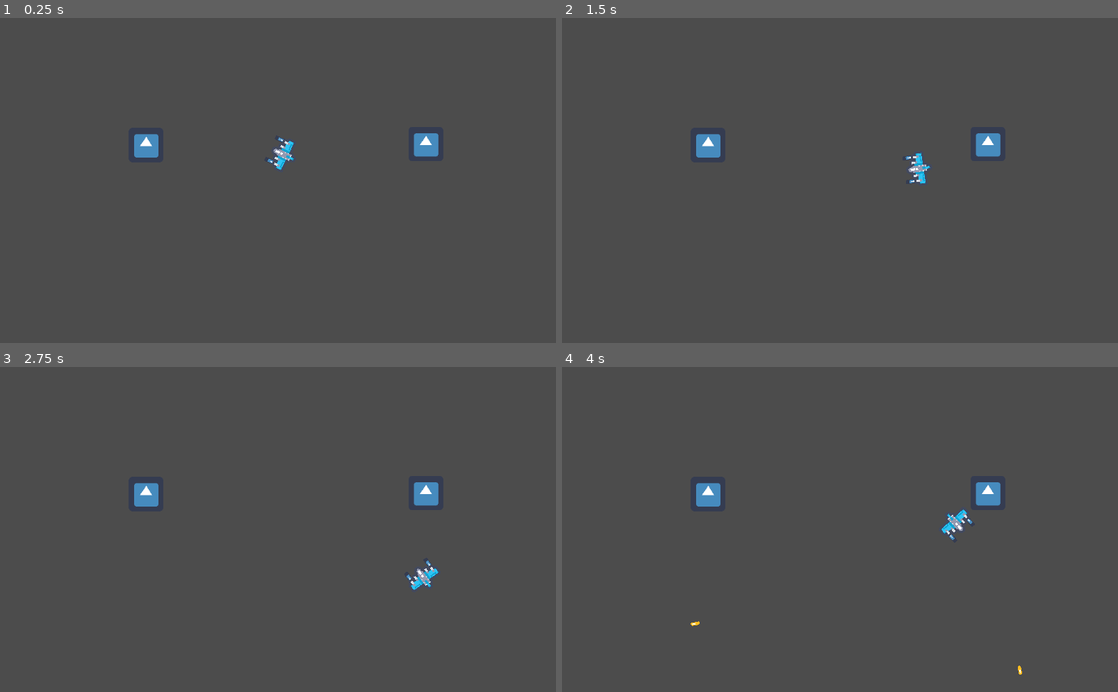
Above: before the commit, frames 1-4 (two rows, left to right).
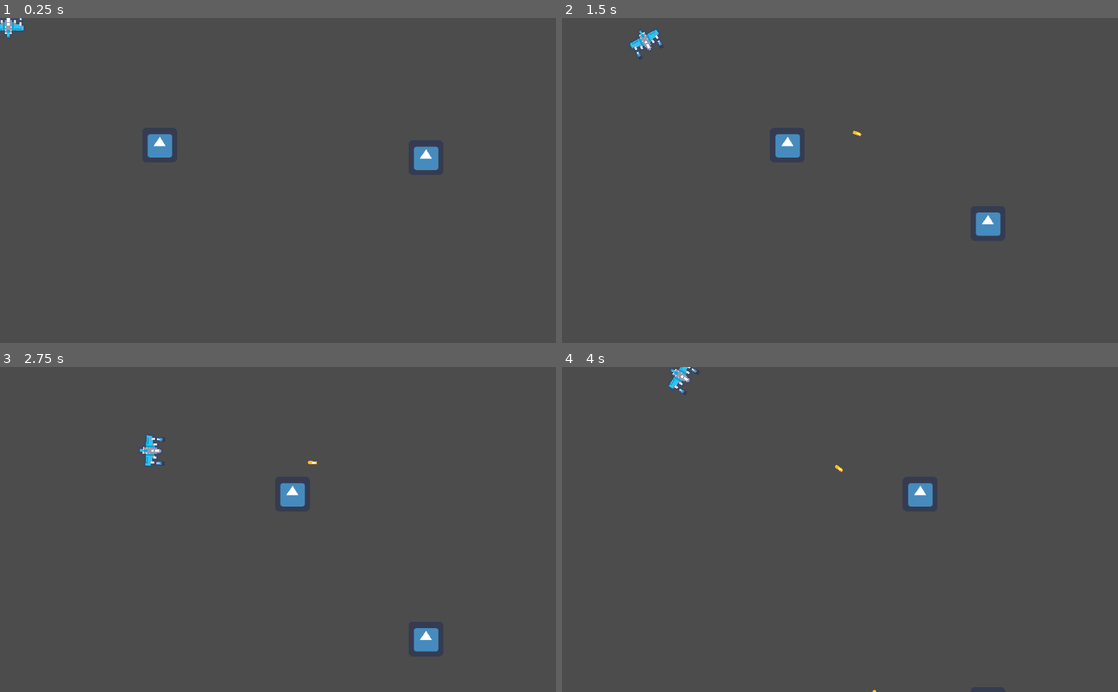
Above: after the commit, the same moments.

Repository: Madhavaprasath/AreoplaneGame
Game: Godot game, scene res://Test/Test.tscn
Two runs of this game, one before a commit and one after it. Both use one fixed random seed, a clock stepped at 60 frames per second and the inputs below. The project has no main scene, so this scene is started directly. The engine's default icon, where the game draws it, is replaced by a stand-in: a white triangle on a blue panel in a dark square.
Inputs (mouse positions are in pixels of both pictures, inside the frame that each line leads up to):
- Up to frame 1 (0.25 s): no input
- Up to frame 2 (1.5 s): move the mouse to (962, 164) at 0.52 s; press the mouse at (962, 164) at 0.53 s; hold Right (ui_right) 0.53-1.28 s; right-click (962, 164) at 0.8 s; move the mouse to (728, 196) at 1.27 s; release the mouse at (728, 196) at 1.28 s; hold Down (ui_down) from 1.28 s (still down); right-click (728, 196) at 1.35 s
- Up to frame 3 (2.75 s): click (166, 545) at 1.55 s; move the mouse to (333, 458) at 2.02 s; release Down (ui_down) at 2.03 s; press the mouse at (333, 458) at 2.03 s; hold Right (ui_right) from 2.03 s (still down); right-click (333, 458) at 2.3 s
- Up to frame 4 (4 s): move the mouse to (812, 594) at 2.77 s; release Right (ui_right) at 2.78 s; release the mouse at (812, 594) at 2.78 s; hold Up (ui_up) 2.78-3.53 s; right-click (812, 594) at 2.85 s; click (812, 594) at 3.05 s; move the mouse to (1006, 578) at 3.52 s; press the mouse at (1006, 578) at 3.53 s; hold Left (ui_left) from 3.53 s (still down); right-click (1006, 578) at 3.8 s

The runs differ from the first frame. In frame 1, 1.1% of the frame differs, in the area x 0-79%, y 0-47%; in frame 2, 1.7%; in frame 3, 1.7%, in the area x 24-79%, y 20-88%; in frame 4, 1.4%.

Commit message:
Working missiles

Diff:
--- a/AreoPlaneGame(NameYet to be decided)/Characters/Player/Player.gd
+++ b/AreoPlaneGame(NameYet to be decided)/Characters/Player/Player.gd
@@ -27,4 +27,3 @@
 	if Roc.get_child_count()==0:
 		var rocket=Rocket.instance()
 		Roc.add_child(rocket)
-		rocket.position=Vector2()
--- a/AreoPlaneGame(NameYet to be decided)/Characters/Player/Player_statemachine.gd
+++ b/AreoPlaneGame(NameYet to be decided)/Characters/Player/Player_statemachine.gd
@@ -57,7 +57,8 @@
 		states.ROCKETAIM:
 			pass
 		states.ROCKETLAUNCH:
-			pass
+			if targets!=[]:
+				Engine.time_scale=0.5
 		states.CIRCLE:
 			make_circles(delta)
 
@@ -73,9 +74,9 @@
 		states.ROCKETAIM:
 			if Input.is_action_just_released("Right_Click"):
 				Engine.time_scale=lerp(Engine.time_scale,1.0,1)
-				current_state=states.ROCKETLAUNCH
 		states.ROCKETLAUNCH:
-			current_state=states.IDLE
+			if targets==[]:
+				current_state=states.IDLE
 
 
 func check_input():
@@ -91,6 +92,7 @@
 	velocity=Vector2()
 	circling_speed=0
 	player.spwan_missiles()
+	Engine.time_scale=1.0
 
 func exit_condition_idle():
 	if direction_vector.x!=0 and direction_vector.y==0 ||direction_vector.x==0 and direction_vector.y!=0:
@@ -120,7 +122,6 @@
 	var expected_velocity=Vector2()
 	expected_velocity.x=cos(circular_time)*height_of_circle*direction_vector.x
 	expected_velocity.y=-sin(circular_time)*width_of_circle*direction_vector.y
-	print(expected_velocity)
 	velocity=lerp(velocity,expected_velocity,1-pow(0.00001,delta))
 
 
@@ -148,15 +149,16 @@
 					print(collided_object[0]["collider"])
 					var enemy_body=collided_object[0]["collider"]
 					var target_node=Node2D.new()
-					target_node.position=get_local_mouse_position()
-					print(target_node.position)
+					target_node.position=get_global_mouse_position()-enemy_body.global_position
 					enemy_body.add_child(target_node)
 					targets.append(target_node)
 					total_number_targets-=1
-					if total_number_targets!=2:
-						current_state=states.ROCKETLAUNCH
-						launch_rockets()
-
+	if event.is_action_released("Right_Click") && current_state in [states.ROCKETAIM]:
+		if targets!=[]:
+			current_state=states.ROCKETLAUNCH
+			launch_rockets()
+		else:
+			current_state=states.IDLE
 func launch_rockets():
 	var rocket_1_occupied=false
 	var rocket_2_occupied=false
@@ -164,17 +166,22 @@
 		var shortest_distance=target.global_position.distance_to(player.Rocket_slot_1.global_position)
 		if (target.global_position.distance_to(player.Rocket_slot_2.global_position)<shortest_distance && !rocket_2_occupied)||rocket_1_occupied:
 			var rocket=player.Rocket_slot_2.get_children()[0]
+			rocket.tracking_target=target
+			rocket.position=player.Rocket_slot_2.global_position
+			rocket.rotation=player.rotation
+			rocket.fired=true
 			rocket.set_as_toplevel(true)
-			rocket.target_position=target.global_position
-			rocket.fired=true
 			rocket_2_occupied=true
 		elif rocket_2_occupied||!rocket_1_occupied:
 			var rocket=player.Rocket_slot_1.get_children()[0]
+			rocket.tracking_target=target
+			rocket.position=player.Rocket_slot_1.global_position
+			rocket.rotation=player.rotation
+			rocket.fired=true
 			rocket.set_as_toplevel(true)
-			rocket.target_position=target.global_position
-			rocket.fired=true
 			rocket_1_occupied=true
-
+	targets=[]
+	print(targets)
 
 func aiming_rockets(delta):
 	slow_down_time(delta)
--- a/AreoPlaneGame(NameYet to be decided)/Rockets/Rockets.gd
+++ b/AreoPlaneGame(NameYet to be decided)/Rockets/Rockets.gd
@@ -9,7 +9,7 @@
 
 var target_position
 var fired=false
-
+var tracking_target
 
 
 
@@ -20,11 +20,22 @@
 
 
 func move(delta):
-	var direction=(target_position-position).normalized()
+	track(tracking_target)
+	var direction=(target_position-global_position).normalized()
 	var rotate_amount=direction.cross(transform.y)
-	rotate(rotate_amount*2.0*delta)
+	rotate(rotate_amount*15.0*delta)
 	global_translate(-transform.y*speed*delta)
+
+func track(target):
+	if target!=null:
+		target_position=target.global_position
 
 
 func _on_Timer_timeout():
 	rocket_trail.stop()
+
+
+func _on_Rocket_body_entered(body):
+	if body.is_in_group("Targets"):
+		queue_free()
+		body.queue_free()
--- a/AreoPlaneGame(NameYet to be decided)/Rockets/Rockets.tscn
+++ b/AreoPlaneGame(NameYet to be decided)/Rockets/Rockets.tscn
@@ -8,7 +8,6 @@
 extents = Vector2( 1.94314, 7.9104 )
 
 [node name="Rocket" type="Area2D"]
-position = Vector2( 115.283, 154.34 )
 scale = Vector2( 2, 2 )
 script = ExtResource( 2 )
 __meta__ = {
@@ -34,4 +33,5 @@
 wait_time = 10.0
 autostart = true
 
+[connection signal="body_entered" from="." to="." method="_on_Rocket_body_entered"]
 [connection signal="timeout" from="Timer" to="." method="_on_Timer_timeout"]
--- /dev/null
+++ b/AreoPlaneGame(NameYet to be decided)/Test/StaticBody2D.gd
@@ -0,0 +1,5 @@
+extends StaticBody2D
+
+
+func _process(delta):
+	position.x+=100*delta
--- /dev/null
+++ b/AreoPlaneGame(NameYet to be decided)/Test/StaticBody2D2.gd
@@ -0,0 +1,4 @@
+extends StaticBody2D
+
+func _process(delta):
+	position.y+=100*delta
--- a/AreoPlaneGame(NameYet to be decided)/Test/Test.tscn
+++ b/AreoPlaneGame(NameYet to be decided)/Test/Test.tscn
@@ -1,8 +1,10 @@
-[gd_scene load_steps=6 format=2]
+[gd_scene load_steps=8 format=2]
 
 [ext_resource path="res://Characters/Player/Player.tscn" type="PackedScene" id=1]
 [ext_resource path="res://Test/Test.gd" type="Script" id=2]
+[ext_resource path="res://Test/StaticBody2D2.gd" type="Script" id=3]
 [ext_resource path="res://icon.png" type="Texture" id=4]
+[ext_resource path="res://Test/StaticBody2D.gd" type="Script" id=5]
 
 [sub_resource type="Environment" id=1]
 glow_enabled = true
@@ -17,14 +19,18 @@
 script = ExtResource( 2 )
 
 [node name="Player" parent="." instance=ExtResource( 1 )]
+position = Vector2( 16, 16 )
 
 [node name="Slowmotion" type="Node2D" parent="."]
 
 [node name="WorldEnvironment" type="WorldEnvironment" parent="."]
 environment = SubResource( 1 )
 
-[node name="StaticBody2D" type="StaticBody2D" parent="."]
+[node name="StaticBody2D" type="StaticBody2D" parent="." groups=[
+"Targets",
+]]
 position = Vector2( 268.967, 234.583 )
+script = ExtResource( 5 )
 __meta__ = {
 "_edit_group_": true
 }
@@ -35,8 +41,11 @@
 [node name="CollisionShape2D" type="CollisionShape2D" parent="StaticBody2D"]
 shape = SubResource( 2 )
 
-[node name="StaticBody2D2" type="StaticBody2D" parent="."]
+[node name="StaticBody2D2" type="StaticBody2D" parent="." groups=[
+"Targets",
+]]
 position = Vector2( 784.323, 232.695 )
+script = ExtResource( 3 )
 __meta__ = {
 "_edit_group_": true
 }
@@ -46,5 +55,3 @@
 
 [node name="CollisionShape2D" type="CollisionShape2D" parent="StaticBody2D2"]
 shape = SubResource( 2 )
-
-[node name="Targets" type="Node" parent="."]
